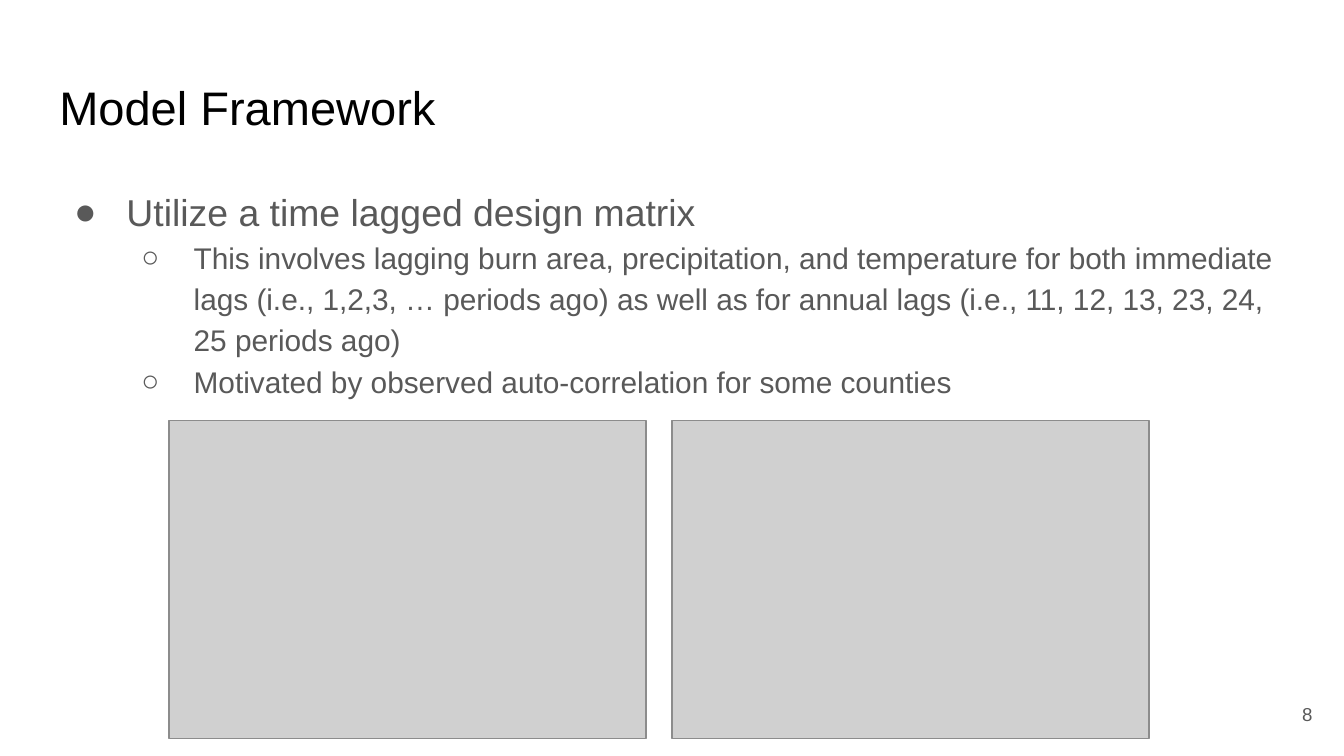
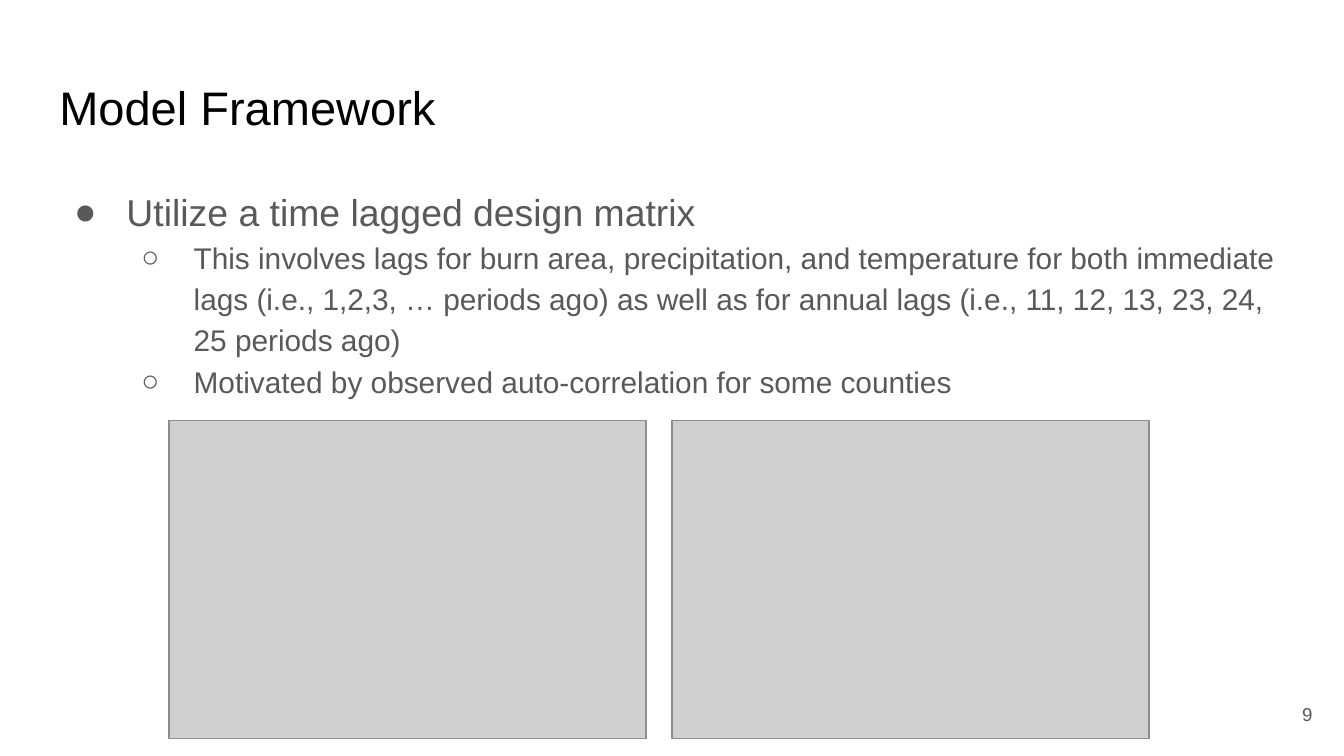
Before and after one commit to DCavanaugh98/WildfireMLProject, a slide deck: slide 9 of Math 8670 Final Project.pptx (slide 8 before the commit). Drawn at 1344x756 pixels with LibreOffice and Linux fonts; fonts in the diff are those of the drawing; grey boxes stand for pictures. Boxes give left, top, right and bottom in pixels: in the first picture for what was removed or moved away, otherwise in the second. Text is boxed around its words. In the diff, an @@ line names an element or a change of style, - is before the commit and + after.

```diff
--- a/Math 8670 Final Project.pptx
+++ b/Math 8670 Final Project.pptx
@@ text at (x1=194, y1=247, x2=1274, y2=357): text changed @@
-  ○ This involves lagging burn area, precipitation, and temperature for both immediate lags (i.e., 1,2,3, … periods ago) as well as for annual lags (i.e., 11, 12, 13, 23, 24, 25 periods ago)
+  ○ This involves lags for burn area, precipitation, and temperature for both immediate lags (i.e., 1,2,3, … periods ago) as well as for annual lags (i.e., 11, 12, 13, 23, 24, 25 periods ago)
@@ page number at (x1=1302, y1=708, x2=1312, y2=721): text changed @@
-8
+9
```
Also in this commit, not shown: 11 other slides changed, 5 slides added, 1 slide removed, 12 other files.
